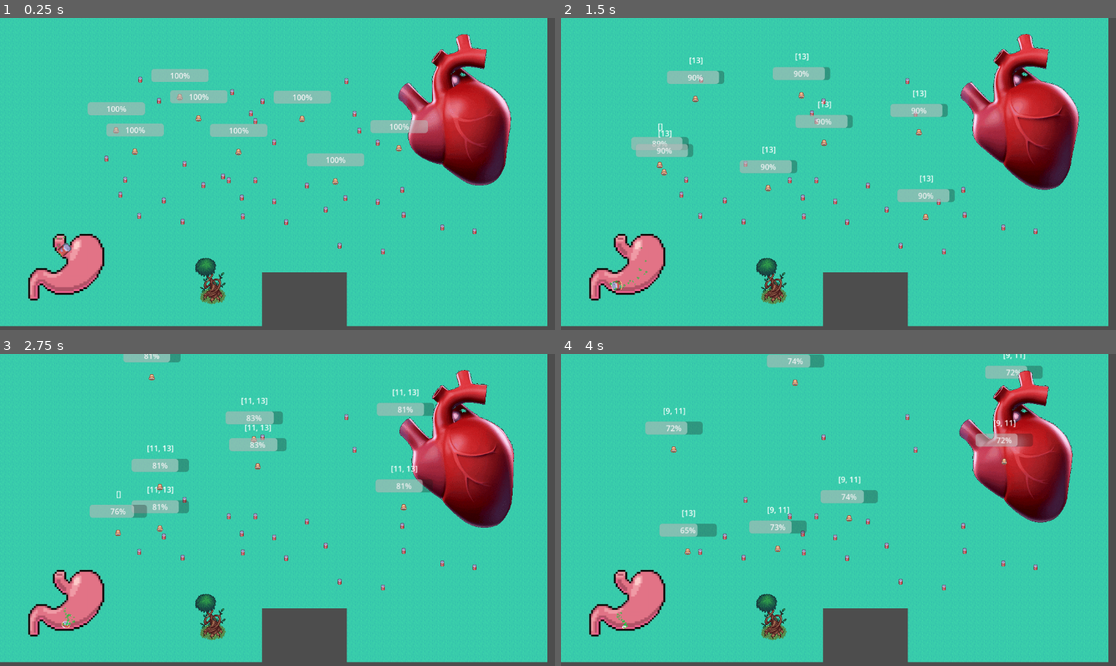
Above: before the commit, frames 1-4 (two rows, left to right).
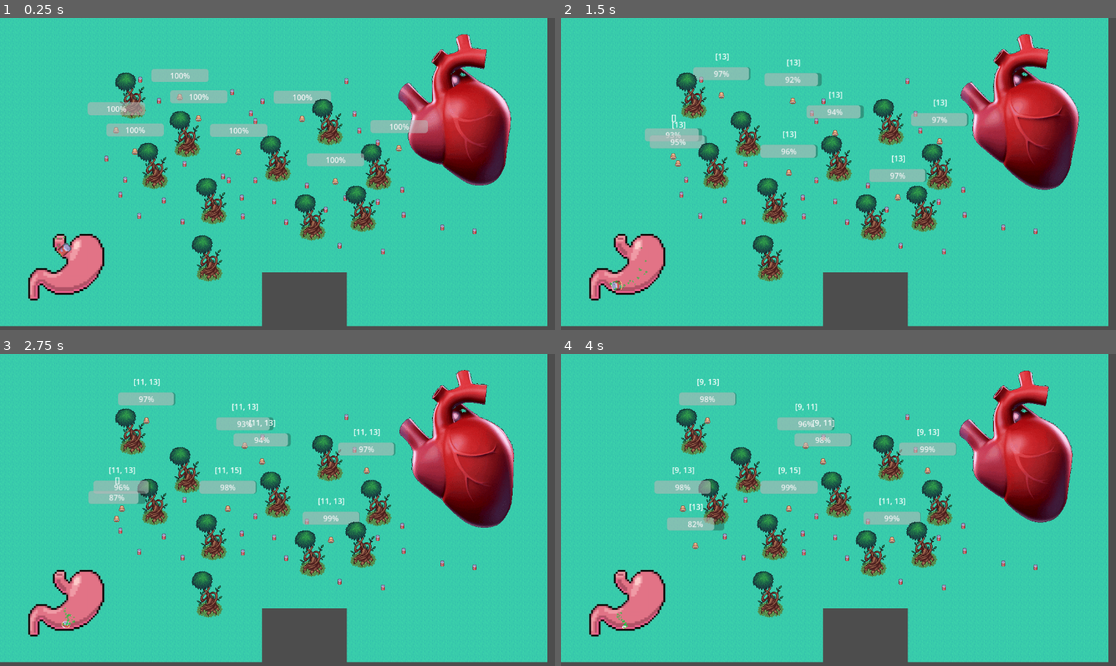
Above: after the commit, the same moments.

Repository: rundoom/Upraiser
Game: Godot game, scene res://world/world.tscn
Two runs of this game, one before a commit and one after it. Both use one fixed random seed, a clock stepped at 60 frames per second and the inputs below.
Inputs (mouse positions are in pixels of both pictures, inside the frame that each line leads up to):
- Up to frame 1 (0.25 s): no input
- Up to frame 2 (1.5 s): move the mouse to (960, 158) at 0.52 s; move the mouse to (727, 189) at 1.27 s
- Up to frame 3 (2.75 s): move the mouse to (333, 441) at 2.02 s
- Up to frame 4 (4 s): move the mouse to (810, 572) at 2.77 s; move the mouse to (1005, 556) at 3.52 s

The runs differ from the first frame. In frame 1, 5.2% of the frame differs, in the area x 20-71%, y 17-92%; in frame 2, 11%; in frame 3, 11%; in frame 4, 12%, in the area x 15-87%, y 0-92%.

Commit message:
NPC movement fix

Diff:
--- a/creature/npc/npc.gd
+++ b/creature/npc/npc.gd
@@ -27,7 +27,7 @@
 func _physics_process(delta: float) -> void:
 	var real_speed_factor := get_real_velocity().length()/200
 
-	if current_path != null and !current_path.is_empty():
+	if is_current_path():
 		velocity = global_position.direction_to(current_path.front()) * SPEED
 		if global_position.distance_to(current_path.front()) < 15:
 			current_path.remove_at(0)
@@ -53,7 +53,7 @@
 
 
 func check_needs() -> void:
-	if current_path != null and !current_path.is_empty():
+	if is_current_path():
 		return
 
 	if food.reduce(func(acc, it): return it.volume + acc, 0) < MAX_FOOD / 2:
@@ -83,7 +83,7 @@
 			else:
 				current_path = world.get_point_path(global_position, move_to.global_position)
 
-			velocity = global_position.direction_to(current_path.front()) * SPEED
+			if is_current_path(): velocity = global_position.direction_to(current_path.front()) * SPEED
 
 
 func is_direct_vision() -> bool:
@@ -103,4 +103,9 @@
 
 func lost_food() -> void:
 	move_to = null
+	current_path = []
 	velocity = Vector2.ZERO
+
+
+func is_current_path() -> bool:
+	return current_path != null and !current_path.is_empty()
--- a/world/world.tscn
+++ b/world/world.tscn
@@ -1623,6 +1623,33 @@
 position = Vector2(137, 517)
 
 [node name="Tree4" parent="." instance=ExtResource("6_qme0r")]
-position = Vector2(437, 547)
+position = Vector2(430, 500)
+
+[node name="Tree5" parent="." instance=ExtResource("6_qme0r")]
+position = Vector2(749, 397)
+
+[node name="Tree6" parent="." instance=ExtResource("6_qme0r")]
+position = Vector2(271, 162)
+
+[node name="Tree7" parent="." instance=ExtResource("6_qme0r")]
+position = Vector2(644, 415)
+
+[node name="Tree8" parent="." instance=ExtResource("6_qme0r")]
+position = Vector2(781, 310)
+
+[node name="Tree9" parent="." instance=ExtResource("6_qme0r")]
+position = Vector2(439, 381)
+
+[node name="Tree10" parent="." instance=ExtResource("6_qme0r")]
+position = Vector2(317, 308)
+
+[node name="Tree11" parent="." instance=ExtResource("6_qme0r")]
+position = Vector2(680, 217)
+
+[node name="Tree12" parent="." instance=ExtResource("6_qme0r")]
+position = Vector2(572, 293)
+
+[node name="Tree13" parent="." instance=ExtResource("6_qme0r")]
+position = Vector2(384, 242)
 
 [connection signal="ready" from="." to="." method="create_pathfinding_points"]
